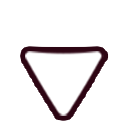
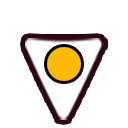
Layer changes from the first (128, 128) image to the second:
added layer "Livello 2" above "Livello 1" over (47, 47, 81, 81)
painted on "Livello 1" over (25, 38, 104, 120)
